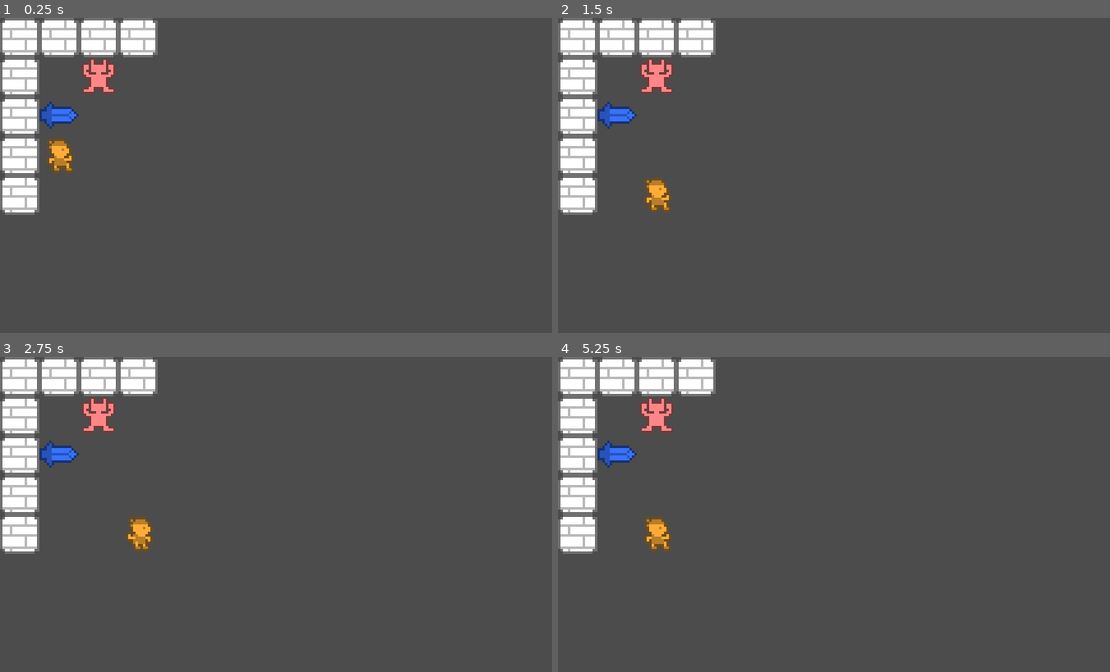
Above: before the commit, frames 1-4 (two rows, left to right).
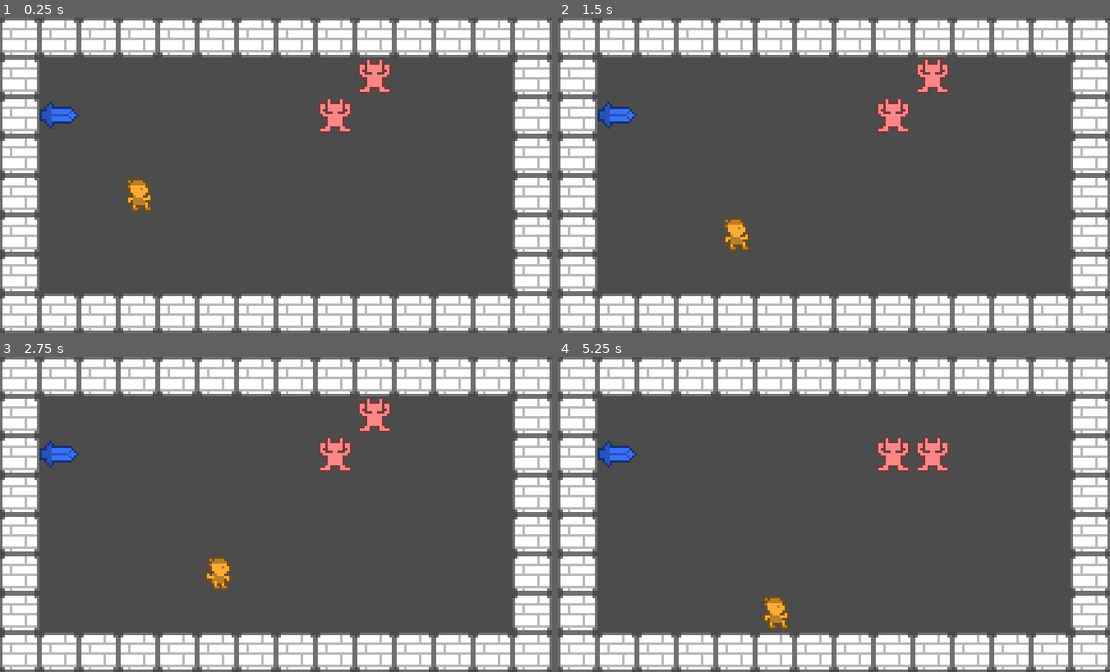
Above: after the commit, the same moments.

Repository: JUB-Yoush/yudum-1
Game: Godot game, scene res://src/Levels/Lvl0.tscn
The game is run twice, just before and just after one commit, with the same random seed, the same clock (stepped at 60 frames per second) and the same inputs.
Inputs:
- Up to frame 1 (0.25 s): no input
- Up to frame 2 (1.5 s): tap Enter at 0.5 s; hold D (right) 0.53-1.28 s; hold F (grab) 0.53-1.28 s; tap Space at 1.25 s; hold S (down) from 1.28 s (still down); tap F (grab) at 1.35 s
- Up to frame 3 (2.75 s): tap Enter at 2 s; release S (down) at 2.03 s; hold D (right) from 2.03 s (still down); hold F (grab) from 2.03 s (still down)
- Up to frame 4 (5.25 s): tap Space at 2.75, 4.25 s; release D (right) at 2.78 s; release F (grab) at 2.78 s; hold W (up) 2.78-3.53 s; tap F (grab) at 2.85, 4.35 s; tap Enter at 3.5 s; hold F (grab) 3.53-4.28 s; hold A (left) 3.53-5.03 s; hold S (down) from 5.03 s (still down); hold F (grab) from 5.03 s (still down)

The runs differ from the first frame. In frame 1, 30% of the frame differs, in the area x 0-100%, y 0-100%; in frame 2, 30%; in frame 3, 30%; in frame 4, 30%.

Commit message:
enemy seeking system done, make found player state

Diff:
--- a/src/Levels/Lvl0.tscn
+++ b/src/Levels/Lvl0.tscn
@@ -55,13 +55,16 @@
 cell_size = Vector2( 16, 16 )
 cell_custom_transform = Transform2D( 0, 0, 0, 0, 0, 0 )
 format = 1
-tile_data = PoolIntArray( -65538, 0, 0, -65537, 0, 0, -131072, 0, 0, -131071, 0, 0, -2, 0, 0, 65534, 0, 0, 131070, 0, 0, 196606, 0, 0 )
+tile_data = PoolIntArray( -65538, 0, 0, -65537, 0, 0, -131072, 0, 0, -131071, 0, 0, -131070, 0, 0, -131069, 0, 0, -131068, 0, 0, -131067, 0, 0, -131066, 0, 0, -131065, 0, 0, -131064, 0, 0, -131063, 0, 0, -131062, 0, 0, -131061, 0, 0, -2, 0, 0, -65525, 0, 0, 65534, 0, 0, 11, 0, 0, 131070, 0, 0, 65547, 0, 0, 196606, 0, 0, 131083, 0, 0, 262142, 0, 0, 196619, 0, 0, 327678, 0, 0, 262155, 0, 0, 393214, 0, 0, 393215, 0, 0, 327680, 0, 0, 327681, 0, 0, 327682, 0, 0, 327683, 0, 0, 327684, 0, 0, 327685, 0, 0, 327686, 0, 0, 327687, 0, 0, 327688, 0, 0, 327689, 0, 0, 327690, 0, 0, 327691, 0, 0 )
 
 [node name="Sword" parent="." instance=ExtResource( 3 )]
 position = Vector2( 16, 32 )
 
 [node name="Player" parent="." groups=["player"] instance=ExtResource( 2 )]
-position = Vector2( 16, 48 )
+position = Vector2( 48, 64 )
+
+[node name="Mob2" parent="." instance=ExtResource( 4 )]
+position = Vector2( 128, 32 )
 
 [node name="Mob" parent="." instance=ExtResource( 4 )]
-position = Vector2( 32, 16 )
+position = Vector2( 144, 16 )
--- a/src/Levels/Main.gd
+++ b/src/Levels/Main.gd
@@ -1,19 +1,35 @@
 extends Node2D
 
 onready var player = get_node("Player")
+var mob_index = 0
+
+
 func _ready() -> void:
-	pass
 	player.connect("turn_ended",self,"on_player_turn_ended")
 
 
-# Called every frame. 'delta' is the elapsed time since the previous frame.
-#func _process(delta: float) -> void:
-#	pass
+func on_player_turn_ended():
+	var mobs = get_mobs()
+	start_mob_turns(mobs)
 
-func on_player_turn_ended():
 
-	var mobs := get_tree().get_nodes_in_group("mobs")
-	for mob in mobs:
-		mob.act()
-	#player.start_turn()
-	pass
+func start_mob_turns(mobs):
+	var mob = mobs[mob_index]
+	mob.connect("turn_ended",self,"on_mob_turn_ended")
+	mob.act()
+
+
+func on_mob_turn_ended():
+	print('turn over')
+	var mobs:Array = get_mobs()
+	mob_index = min(mob_index + 1, mobs.size())
+	if mob_index == mobs.size():
+		mob_index = 0
+		player.start_turn()
+
+	else:
+		start_mob_turns(mobs)
+
+
+func get_mobs():
+	return get_tree().get_nodes_in_group("mobs")
--- a/src/actors/mobs/Mob.gd
+++ b/src/actors/mobs/Mob.gd
@@ -5,7 +5,19 @@
 var hp := max_hp
 
 var max_ap := 1
-var ap = 1
+var ap = max_ap
+
+var damage := 3
+enum States {
+	FINDING_PLAYER,
+	FOUND_PLAYER
+}
+
+onready var playerDetectorRay = $PlayerDetectorRay
+signal turn_ended
+signal done_scanning
+signal local_done_turn
+var _state = States.FINDING_PLAYER
 
 func change_hp(hp_diff):
 	hp = max(0, hp + hp_diff)
@@ -18,7 +30,39 @@
 
 
 func act():
-	pass
+	while ap > 0:
+		print('ap != 0')
+		ray_scan()
+		look_for_player()
+		yield(self,"done_scanning")
+		# check for player.
+		#if player not found, go to finding player state.
+		# if player found, go to found player state
+
+		# in finding plaeyr:
+		# pick random dir and move there
+
+		# in found player
+		# move towards player
+		# if player on tile then attack player
+
+		match _state:
+			States.FINDING_PLAYER:
+				act_find_player()
+				pass
+			States.FOUND_PLAYER:
+				act_found_player()
+				pass
+
+		ap -= 1
+
+
+	print('out of loop')
+	end_turn()
+
+
+
+
 
 func take_damage(damage:int):
 	animPlayer.play('hit')
@@ -27,3 +71,65 @@
 
 func die():
 	queue_free()
+
+func act_find_player():
+	#scan rays, store empty ones in an array
+	#if array is empty, skip turn
+	#if any of them find the player, attack the player
+	#pick a random direction to move in from the array
+	#move
+
+	var empty_directions:Array
+	for ray in ray_scan_results.keys():
+		if ray_scan_results[ray].get_collider() == null:
+			empty_directions.append(ray)
+	#if no open spots
+	if empty_directions.size() >= 1:
+		var rng_direction = empty_directions[randi() % empty_directions.size()]
+		move_by_tween(rng_direction)
+
+
+func attack_player():
+	pass
+
+func act_found_player():
+
+	pass
+
+func look_for_player():
+	var found_player = false
+	var foundRay:RayCast2D
+	playerDetectorRay.rotation_degrees = 0
+	for i in range(360/15):
+		playerDetectorRay.cast_to = Vector2(64,0).rotated(deg2rad(15 * i))
+		yield(get_tree().create_timer(speed * 0.005), "timeout")
+		playerDetectorRay.force_raycast_update()
+#		if playerDetectorRay.get_collider() != null:
+#			print(playerDetectorRay.get_collider().get_groups())
+		if playerDetectorRay.get_collider() != null and playerDetectorRay.get_collider().is_in_group("player") and found_player == false:
+			found_player = true
+			foundRay = playerDetectorRay
+			ray_detected_player(foundRay)
+
+	if found_player:
+		pass
+	else:
+		ray_no_detect_player()
+
+	emit_signal("done_scanning")
+
+
+
+func ray_detected_player(foundRay):
+	print(foundRay.cast_to)
+	_state = States.FOUND_PLAYER
+	pass
+
+func ray_no_detect_player():
+	_state = States.FINDING_PLAYER
+
+func end_turn():
+	print('turn ended')
+	emit_signal("turn_ended")
+	ap = max_ap
+	pass
--- a/src/actors/mobs/Mob.tscn
+++ b/src/actors/mobs/Mob.tscn
@@ -11,5 +11,8 @@
 hframes = 2
 region_rect = Rect2( 0, 16, 32, 16 )
 
-[node name="CollisionShape2D" parent="." index="1"]
-visible = false
+[node name="PlayerDetectorRay" type="RayCast2D" parent="." index="5"]
+position = Vector2( 8, 8 )
+rotation = 6.28319
+cast_to = Vector2( 48, 0 )
+collide_with_areas = true
--- a/src/actors/player/Player.gd
+++ b/src/actors/player/Player.gd
@@ -25,9 +25,14 @@
 func _ready() -> void:
 	frames = 2
 	direction = Vector2.RIGHT
+	#connect("turn_ended",get_parent(),"on_player_turn_ended")
 
 
-func _unhandled_input(event: InputEvent) -> void:
+func _input(event: InputEvent) -> void:
+
+	if _state == States.NOT_TURN:
+		return
+
 	if tween.is_active():
 		return
 
@@ -119,6 +124,7 @@
 func change_ap(ap_diff:int):
 	ap += ap_diff
 	if ap <= 0:
+		end_turn()
 		pass
 
 func change_hp(hp_diff:int):
Not shown, changed: todo.txt
